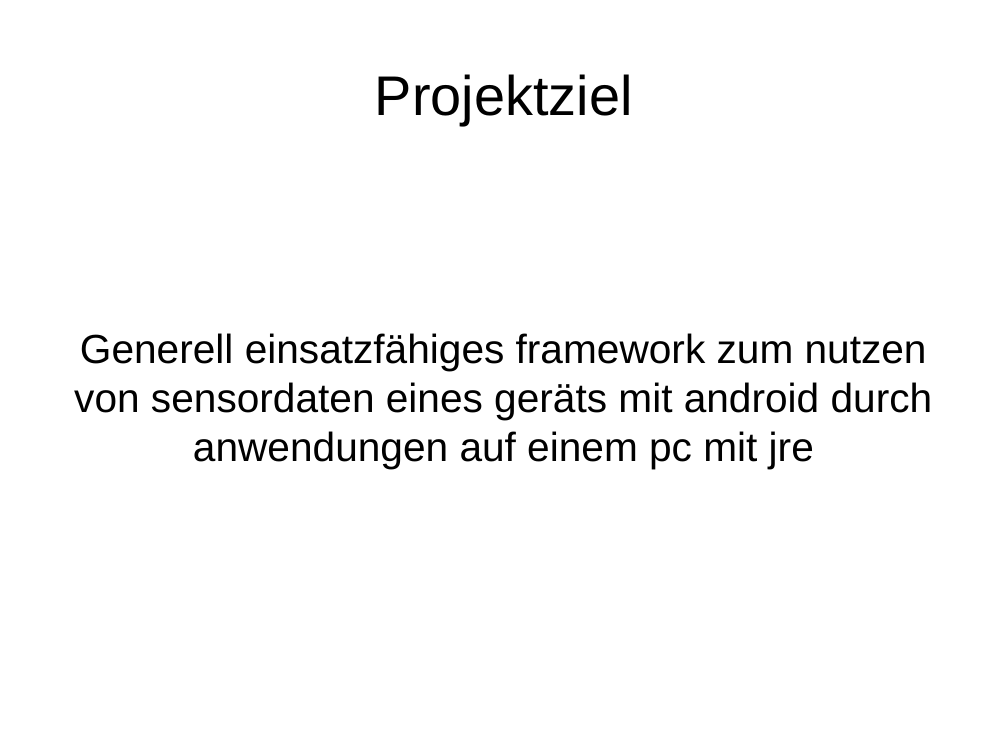
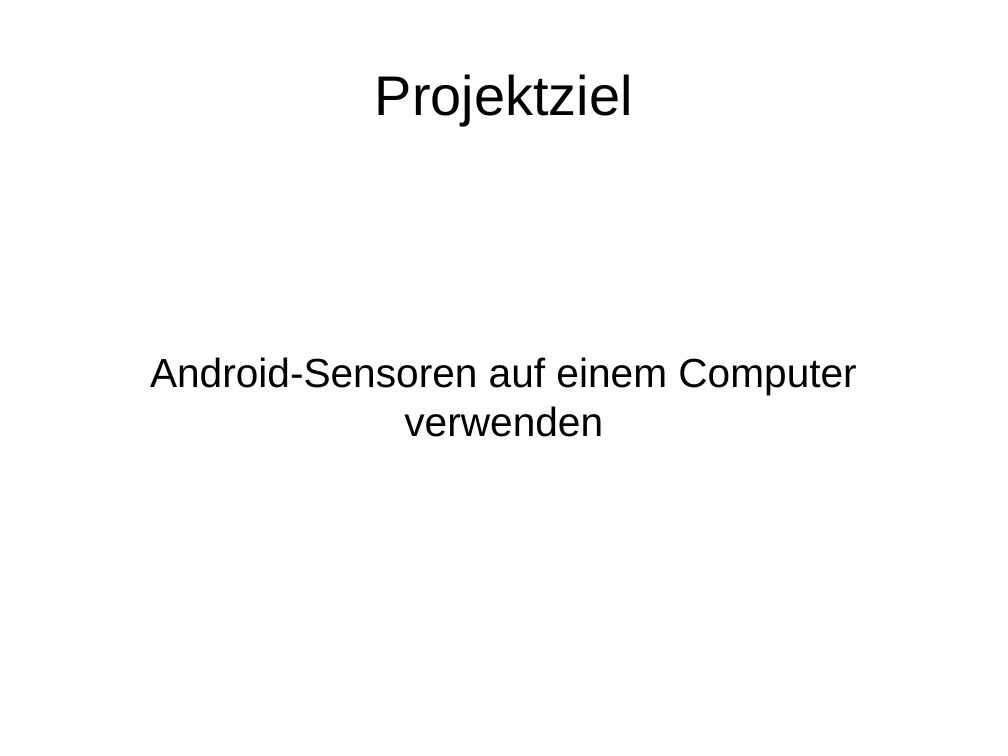
Before and after one commit to enra64/psychic-giggle, a slide deck: slide 1 of zwischenstand anfang dezember.odp. Drawn at 1008x756 pixels with LibreOffice and Linux fonts; fonts in the diff are those of the drawing. Boxes give left, top, right and bottom in pixels: in the first picture for what was removed or moved away, otherwise in the second. Text is boxed around its words. In the diff, an @@ line names an element or a change of style, - is before the commit and + after.

```diff
--- a/zwischenstand anfang dezember.odp
+++ b/zwischenstand anfang dezember.odp
@@ subtitle at [150, 357, 856, 437]: text changed @@
-Generell einsatzfähiges framework zum nutzen von sensordaten eines geräts mit android durch anwendungen auf einem pc mit jre
+Android-Sensoren auf einem Computer verwenden
```
Also in this commit, not shown: 9 slides added.
